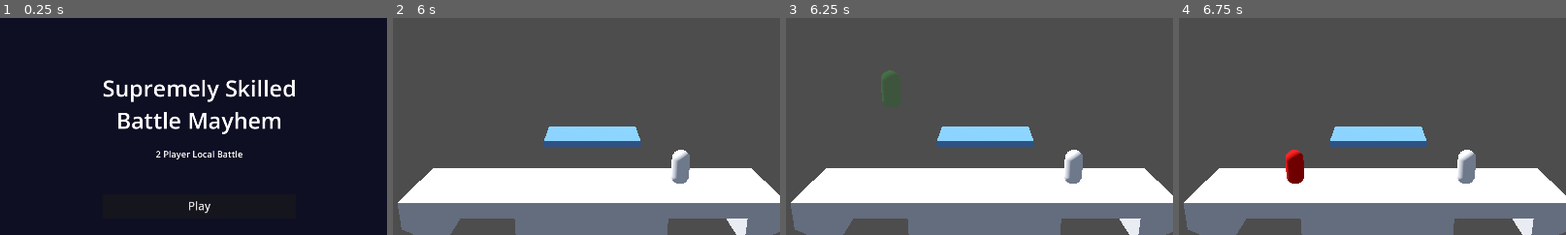
Above: before the commit, frames 1-4 (left to right).
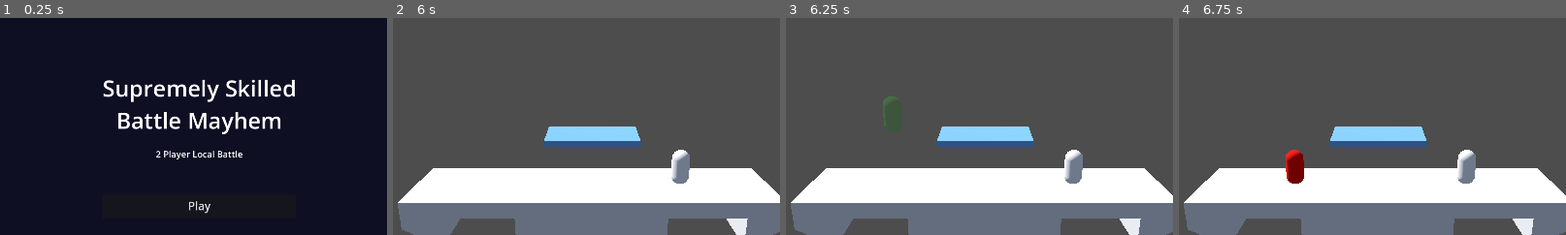
Above: after the commit, the same moments.

Repository: notBjorn/Supremely-Skilled-Battle-Mayhem
Game: Godot game, scene res://menus/main_menu.tscn
The game is run twice, just before and just after one commit, with the same random seed, the same clock (stepped at 60 frames per second) and the same inputs.
Inputs (mouse positions are % of the whole screen's width and height, from its top left):
- Up to frame 1 (0.25 s): no input
- Up to frame 2 (6 s): click "Play" at 0.5 s; move the mouse to (72, 45) at 1.27 s; hold D (p1_move_right) 1.28-2.03 s; tap F (p1_attack) at 1.35, 4.35 s; click (72, 45) at 1.42 s; tap W (p1_jump) at 1.52, 2.27, 3.77, 4.52, 5.27 s; tap Enter at 2 s; move the mouse to (30, 55) at 2.02 s; hold S (p1_down) 2.03-2.78 s; tap E (p1_dodge) at 2.1, 5.1 s; move the mouse to (60, 28) at 2.77 s; hold D (p1_move_right) 2.78-4.28 s; tap Q (p1_shield) at 2.85, 5.85 s; move the mouse to (45, 70) at 3.52 s; tap G (p1_special) at 3.6 s; click (45, 70) at 3.67 s; move the mouse to (80, 65) at 4.27 s; hold A (p1_move_left) 4.28-5.78 s; move the mouse to (20, 35) at 5.02 s; tap Space at 5.75 s; move the mouse to (55, 50) at 5.77 s; hold S (p1_down) from 5.78 s (still down); click (55, 50) at 5.92 s
- Up to frame 3 (6.25 s): keep holding S (p1_down)
- Up to frame 4 (6.75 s): move the mouse to (35, 25) at 6.52 s; release S (p1_down) at 6.53 s; hold D (p1_move_right) from 6.53 s (still down); tap G (p1_special) at 6.6 s
The pictures show only the part of the screen within x 24-74%, y 21-71%; the shares and areas given below are measured in that part.

Frames 1-2 are identical in both runs. In frame 3, 0.2% of the frame differs, in the area x 24-29%, y 24-50%; in frame 4, nothing differs.

Commit message:
Add fast fall

Diff:
--- a/gameplay/fighters/fighter_controller.gd
+++ b/gameplay/fighters/fighter_controller.gd
@@ -46,6 +46,7 @@
 @export var max_jumps := 2
 @export var double_jump_velocity_scale := 0.95
 @export var drop_through_duration := 0.3
+@export var fast_fall_multiplier := 2.0
 @export var ground_layer_bit := 1
 @export var platform_layer_bit := 2
 @export var fighter_layer_bit := 4
@@ -84,6 +85,7 @@
 var jumps_used := 0
 var drop_through_remaining := 0.0
 var invincibility_remaining := 0.0
+var is_fast_falling := false
 
 var mesh_instance: MeshInstance3D
 var state_material: StandardMaterial3D
@@ -291,24 +293,31 @@
 		velocity.z = move_toward(velocity.z, 0.0, run_speed * 12.0 * delta)
 
 func _apply_gravity(delta: float) -> void:
+	var effective_fall_limit := fall_speed_limit * (fast_fall_multiplier if is_fast_falling else 1.0)
 	if not is_on_floor():
-		velocity.y = maxf(velocity.y - gravity * delta, -fall_speed_limit)
+		velocity.y = maxf(velocity.y - gravity * delta, -effective_fall_limit)
 	else:
 		if velocity.y < 0.0:
 			velocity.y = 0.0
 		jumps_used = 0
+		is_fast_falling = false
 
 func _try_jump() -> bool:
 	if jumps_used >= max_jumps:
 		return false
+	is_fast_falling = false
 	var scale_factor := 1.0 if jumps_used == 0 else double_jump_velocity_scale
 	velocity.y = jump_velocity * scale_factor
 	jumps_used += 1
 	return true
 
 func _check_drop_through_input() -> void:
-	if _pressed_once(down_action) and is_on_floor():
-		drop_through_remaining = drop_through_duration
+	if _pressed_once(down_action):
+		if is_on_floor():
+			drop_through_remaining = drop_through_duration
+		elif not is_fast_falling and velocity.y <= 0.0:
+			is_fast_falling = true
+			velocity.y = -fall_speed_limit * fast_fall_multiplier
 
 func _tick_invincibility(delta: float) -> void:
 	if invincibility_remaining <= 0.0:
@@ -438,6 +447,7 @@
 	jumps_used = 0
 	drop_through_remaining = 0.0
 	invincibility_remaining = invincibility_duration
+	is_fast_falling = false
 	_disable_hitbox()
 	_set_state(STATE_IDLE)
 	respawned.emit(_player_index())
